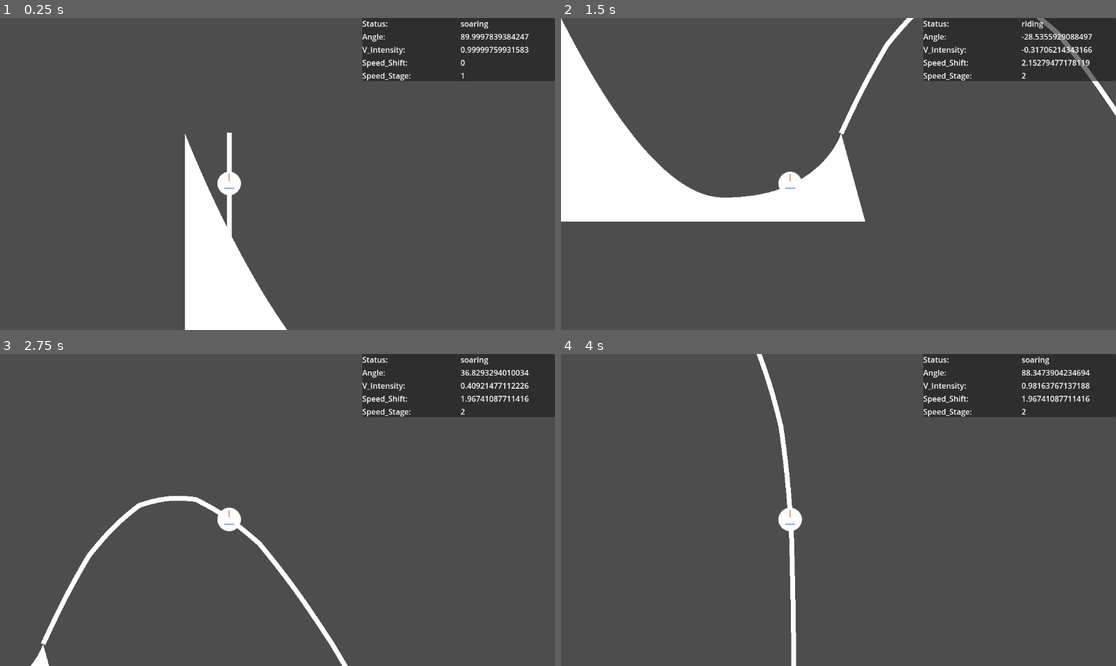
Above: before the commit, frames 1-4 (two rows, left to right).
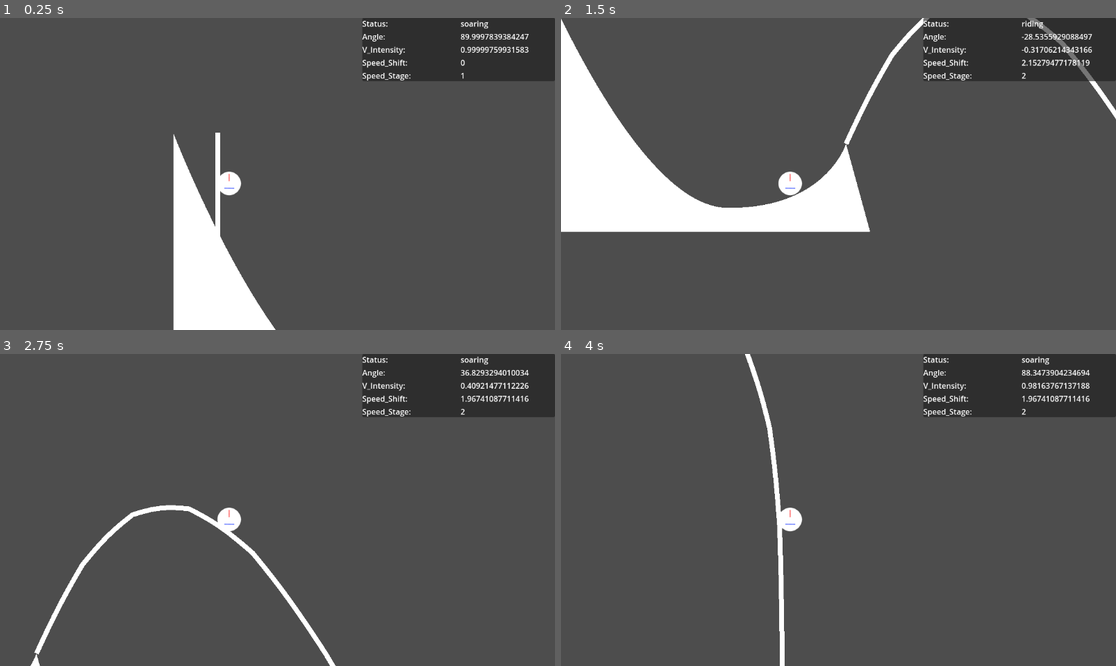
Above: after the commit, the same moments.

Repository: LettucePie/gwj-62-harvest
Game: Godot game, scene res://testing/test_zone.tscn
Same seed, same stepped clock (60 frames per second), same inputs: the game is played once before the commit and once after it.
Inputs:
- Up to frame 1 (0.25 s): no input
- Up to frame 2 (1.5 s): hold Up (ui_up) 0.53-1.28 s; hold Down (ui_down) from 1.28 s (still down)
- Up to frame 3 (2.75 s): release Down (ui_down) at 2.03 s; hold Up (ui_up) from 2.03 s (still down)
- Up to frame 4 (4 s): release Up (ui_up) at 3.53 s; hold Down (ui_down) from 3.53 s (still down)

The runs differ from the first frame. In frame 1, 3.0% of the frame differs, in the area x 31-52%, y 36-100%; in frame 2, 4.6%, in the area x 0-100%, y 0-69%; in frame 3, 2.1%; in frame 4, 1.8%.

Commit message:
Fixed player visual chasepoint

Diff:
--- a/gameplay/player_follow.gd
+++ b/gameplay/player_follow.gd
@@ -147,7 +147,6 @@
 				in_dir = center.lerp(coords[c - 1], 0.8) - center
 				out_dir = center.lerp(coords[c + 1], 0.8) - center
 			new_arc.add_point(center, in_dir, out_dir)
-			print(c, "] InDir: ", in_dir, " | OutDir: ", out_dir)
 			odd = false
 		else:
 			odd = true
--- a/gameplay/player_follow.tscn
+++ b/gameplay/player_follow.tscn
@@ -14,13 +14,13 @@
 radius = 23.0868
 
 [node name="player_follow" type="PathFollow2D" groups=["player"]]
-rotates = false
 loop = false
 script = ExtResource("1_0i1hn")
 soaring_damp = SubResource("Curve_wckgs")
 ramp_accel = SubResource("Curve_u1omn")
 
 [node name="vis_point" type="Marker2D" parent="."]
+position = Vector2(0, -24)
 
 [node name="Area2D" type="Area2D" parent="."]
 
--- a/gameplay/player_visual.gd
+++ b/gameplay/player_visual.gd
@@ -13,4 +13,5 @@
 func _physics_process(delta):
 	if player_vis_point != null:
 		var target = player.get_parent().to_global(player.position)
-		position = position.lerp(target, 0.3)
+		var rot_vis_point = player_vis_point.position.rotated(player.rotation)
+		position = position.lerp(target + rot_vis_point, 0.3)
--- a/gameplay/player_visual.tscn
+++ b/gameplay/player_visual.tscn
@@ -1,8 +1,10 @@
-[gd_scene load_steps=2 format=3 uid="uid://bqrdpqwrcgx5q"]
+[gd_scene load_steps=3 format=3 uid="uid://bqrdpqwrcgx5q"]
 
 [ext_resource type="Texture2D" uid="uid://bqb7yawwso2kk" path="res://art/sprites/test_circle.png" id="1_cslv3"]
+[ext_resource type="Script" path="res://gameplay/player_visual.gd" id="1_pqn52"]
 
 [node name="player_visual" type="Node2D" groups=["player_visual"]]
+script = ExtResource("1_pqn52")
 
 [node name="Sprite2D" type="Sprite2D" parent="."]
 texture = ExtResource("1_cslv3")
